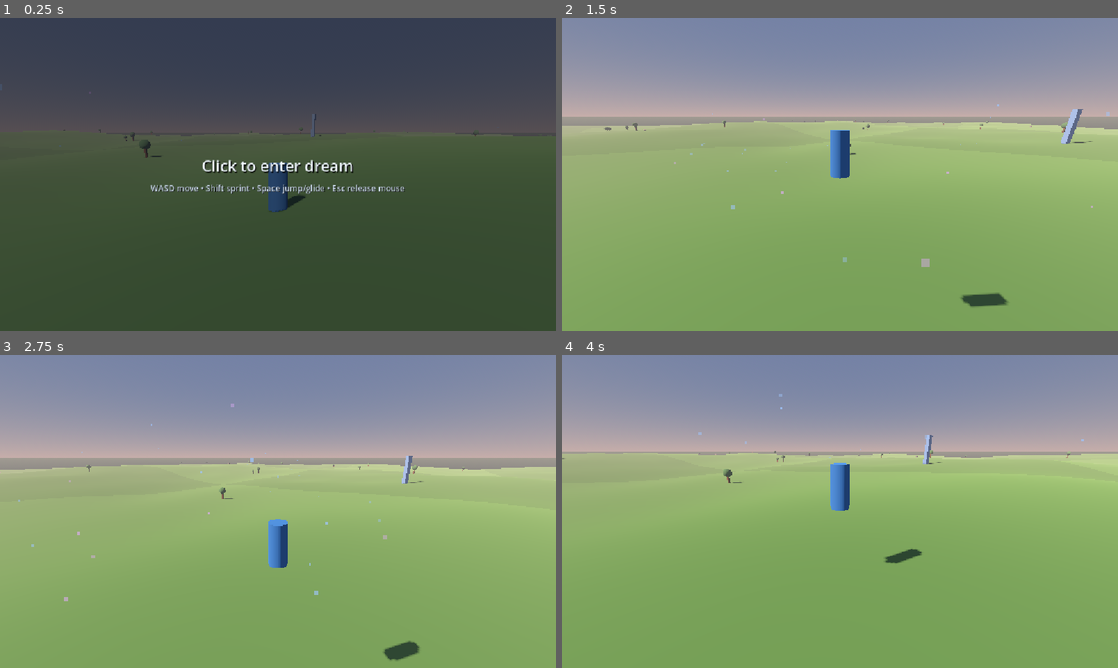
Above: before the commit, frames 1-4 (two rows, left to right).
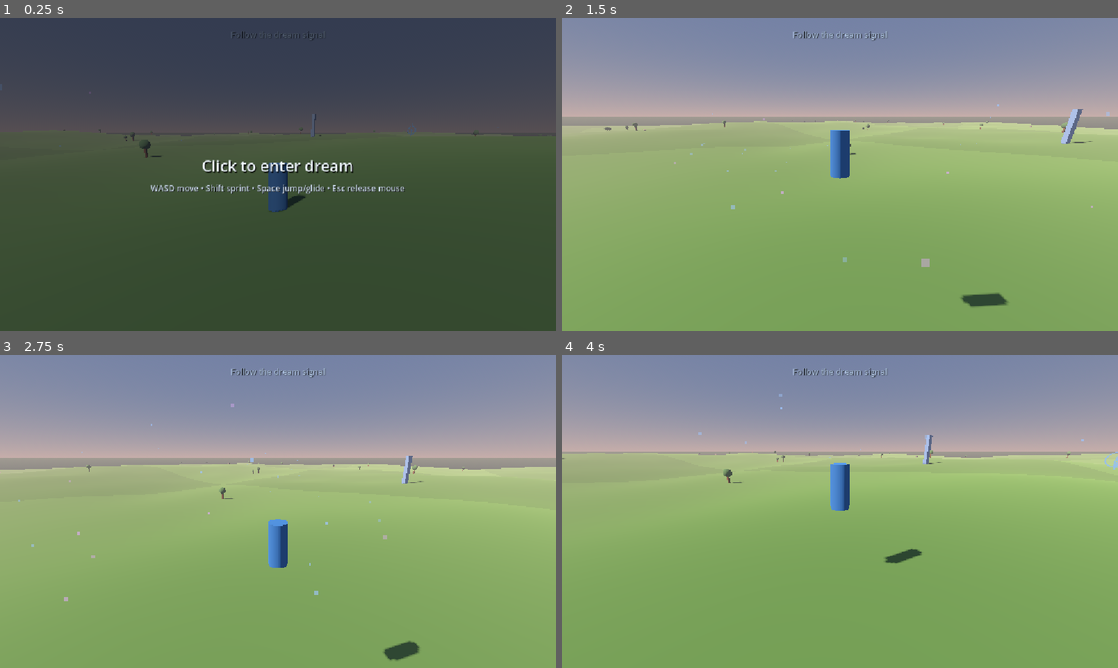
Above: after the commit, the same moments.

Repository: nimanimanima-rgb/DreamRunner
Game: Godot game, scene res://scenes/Game.tscn
Same seed, same stepped clock (60 frames per second), same inputs: the game is played once before the commit and once after it.
Inputs (mouse positions are in pixels of both pictures, inside the frame that each line leads up to):
- Up to frame 1 (0.25 s): no input
- Up to frame 2 (1.5 s): tap Enter at 0.5 s; move the mouse to (962, 158) at 0.52 s; hold D (move_right) 0.53-1.28 s; hold Shift (sprint) 0.53-1.28 s; click (962, 158) at 0.67 s; tap Space (jump) at 0.77 s; move the mouse to (812, 174) at 1.27 s; hold W (move_forward) from 1.28 s (still down); tap Shift (sprint) at 1.35 s; click (812, 174) at 1.42 s
- Up to frame 3 (2.75 s): keep holding W (move_forward); tap Space (jump) at 1.52 s; move the mouse to (289, 505) at 2.02 s; hold Shift (sprint) from 2.03 s (still down); click (289, 505) at 2.17 s
- Up to frame 4 (4 s): keep holding W (move_forward); move the mouse to (834, 517) at 2.77 s; release Shift (sprint) at 2.78 s; tap Shift (sprint) at 2.85 s; click (834, 517) at 2.92 s; tap Space (jump) at 3.02, 3.77 s; move the mouse to (878, 514) at 3.52 s; hold Shift (sprint) from 3.53 s (still down); click (878, 514) at 3.67 s

The runs differ from the first frame. In frame 1, less than 0.1% of the frame differs, in the area x 41-75%, y 4-38%; in frame 2, 0.2%; in frame 3, 0.2%; in frame 4, 0.2%, in the area x 41-100%, y 4-37%.

Commit message:
Add dream destination signal loop

Diff:
--- a/scenes/Game.tscn
+++ b/scenes/Game.tscn
@@ -5,6 +5,7 @@
 [ext_resource type="Script" uid="uid://bnv4pyccmhbrw" path="res://scripts/debug_hud.gd" id="3_hud"]
 [ext_resource type="Script" path="res://scripts/start_overlay.gd" id="4_overlay"]
 [ext_resource type="Script" path="res://scripts/dream_atmosphere.gd" id="5_atmosphere"]
+[ext_resource type="Script" path="res://scripts/dream_destination_manager.gd" id="6_destination"]
 
 [sub_resource type="StandardMaterial3D" id="PlayerMaterial"]
 albedo_color = Color(0.18, 0.42, 0.68, 1)
@@ -85,12 +86,19 @@
 script = ExtResource("5_atmosphere")
 player_path = NodePath("../Player")
 
+[node name="DreamDestinationManager" type="Node3D" parent="."]
+script = ExtResource("6_destination")
+player_path = NodePath("../Player")
+camera_path = NodePath("../Player/CameraPivot/SpringArm3D/Camera3D")
+terrain_manager_path = NodePath("../TerrainManager")
+
 [node name="DebugHUD" type="CanvasLayer" parent="."]
 visible = false
 script = ExtResource("3_hud")
 player_path = NodePath("../Player")
 terrain_manager_path = NodePath("../TerrainManager")
 atmosphere_path = NodePath("../DreamAtmosphere")
+destination_manager_path = NodePath("../DreamDestinationManager")
 
 [node name="MarginContainer" type="MarginContainer" parent="DebugHUD"]
 offset_left = 16.0
@@ -120,6 +128,24 @@
 Chunk: (0, 0)
 Active chunks: 25
 Active props: 0"
+
+[node name="DestinationHint" type="CanvasLayer" parent="."]
+layer = 2
+
+[node name="Hint" type="Label" parent="DestinationHint"]
+mouse_filter = 2
+anchors_preset = 10
+anchor_right = 1.0
+offset_top = 22.0
+offset_bottom = 50.0
+grow_horizontal = 2
+theme_override_colors/font_color = Color(0.78, 0.88, 1, 0.78)
+theme_override_colors/font_shadow_color = Color(0, 0, 0, 0.65)
+theme_override_constants/shadow_offset_x = 1
+theme_override_constants/shadow_offset_y = 1
+theme_override_font_sizes/font_size = 17
+text = "Follow the dream signal"
+horizontal_alignment = 1
 
 [node name="StartOverlay" type="CanvasLayer" parent="."]
 layer = 10
--- a/scripts/debug_hud.gd
+++ b/scripts/debug_hud.gd
@@ -3,6 +3,7 @@
 @export var player_path: NodePath
 @export var terrain_manager_path: NodePath
 @export var atmosphere_path: NodePath
+@export var destination_manager_path: NodePath
 
 @onready var player: CharacterBody3D = get_node(player_path)
 @onready var readout: Label = $MarginContainer/PanelContainer/MarginContainer/Readout
@@ -11,6 +12,9 @@
 )
 @onready var atmosphere: Node = (
 	null if atmosphere_path.is_empty() else get_node_or_null(atmosphere_path)
+)
+@onready var destination_manager: Node = (
+	null if destination_manager_path.is_empty() else get_node_or_null(destination_manager_path)
 )
 
 
@@ -41,6 +45,11 @@
 		)
 		if atmosphere != null:
 			terrain_text += "\nDream motes: %d" % atmosphere.call("get_active_mote_count")
+		if destination_manager != null:
+			var destination_distance: float = float(
+				destination_manager.call("get_destination_distance")
+			)
+			terrain_text += "\nDream signal: %.0f m" % destination_distance
 	var movement_mode := "Gliding" if gliding else "Airborne"
 	if player.is_on_floor():
 		if horizontal_speed < 0.1:
--- /dev/null
+++ b/scripts/dream_destination_manager.gd
@@ -0,0 +1,213 @@
+extends Node3D
+
+@export var player_path: NodePath
+@export var camera_path: NodePath
+@export var terrain_manager_path: NodePath
+@export_range(60.0, 220.0, 5.0) var minimum_distance: float = 105.0
+@export_range(80.0, 260.0, 5.0) var maximum_distance: float = 165.0
+@export_range(2.0, 12.0, 0.5) var reach_radius: float = 6.0
+@export_range(1.0, 8.0, 0.5) var height_above_ground: float = 4.0
+
+@onready var player: CharacterBody3D = get_node(player_path)
+@onready var camera: Camera3D = get_node(camera_path)
+@onready var terrain_manager: Node3D = get_node(terrain_manager_path)
+
+var random := RandomNumberGenerator.new()
+var marker: Node3D
+var marker_material: StandardMaterial3D
+var destination_ground_height: float = 0.0
+var animation_time: float = 0.0
+var response_time: float = 0.0
+var is_resolving: bool = false
+var destinations_reached: int = 0
+var previous_player_position := Vector3.ZERO
+
+
+func _ready() -> void:
+	random.seed = 91027
+	create_destination_visual()
+	previous_player_position = player.global_position
+	place_new_destination()
+
+
+func _process(delta: float) -> void:
+	animation_time += delta
+	var player_movement: float = player.global_position.distance_to(previous_player_position)
+	previous_player_position = player.global_position
+
+	# A large one-frame move indicates the player used the reset/recenter action.
+	if player_movement > 60.0:
+		place_new_destination()
+		return
+
+	if is_resolving:
+		update_destination_response(delta)
+		return
+
+	update_destination_motion(delta)
+	if get_destination_distance() <= reach_radius:
+		begin_destination_response()
+
+
+func create_destination_visual() -> void:
+	marker = Node3D.new()
+	marker.name = "ActiveDestination"
+	add_child(marker)
+
+	marker_material = StandardMaterial3D.new()
+	marker_material.transparency = BaseMaterial3D.TRANSPARENCY_ALPHA
+	marker_material.shading_mode = BaseMaterial3D.SHADING_MODE_UNSHADED
+	marker_material.albedo_color = Color(0.57, 0.78, 1.0, 0.82)
+	marker_material.emission_enabled = true
+	marker_material.emission = Color(0.48, 0.67, 1.0)
+	marker_material.emission_energy_multiplier = 1.8
+
+	var ring_mesh := TorusMesh.new()
+	ring_mesh.inner_radius = 2.45
+	ring_mesh.outer_radius = 2.8
+	ring_mesh.rings = 20
+	ring_mesh.ring_segments = 8
+
+	var front_ring := MeshInstance3D.new()
+	front_ring.name = "FrontRing"
+	front_ring.mesh = ring_mesh
+	front_ring.material_override = marker_material
+	front_ring.rotation.x = PI * 0.5
+	marker.add_child(front_ring)
+
+	var cross_ring := MeshInstance3D.new()
+	cross_ring.name = "CrossRing"
+	cross_ring.mesh = ring_mesh
+	cross_ring.material_override = marker_material
+	cross_ring.rotation.z = PI * 0.5
+	marker.add_child(cross_ring)
+
+	var orb_mesh := SphereMesh.new()
+	orb_mesh.radius = 0.55
+	orb_mesh.height = 1.1
+	orb_mesh.radial_segments = 10
+	orb_mesh.rings = 6
+
+	var orb := MeshInstance3D.new()
+	orb.name = "DreamOrb"
+	orb.mesh = orb_mesh
+	orb.material_override = marker_material
+	marker.add_child(orb)
+
+	var pillar_mesh := CylinderMesh.new()
+	pillar_mesh.top_radius = 0.08
+	pillar_mesh.bottom_radius = 0.28
+	pillar_mesh.height = 10.0
+	pillar_mesh.radial_segments = 8
+
+	var pillar := MeshInstance3D.new()
+	pillar.name = "SignalPillar"
+	pillar.position.y = 1.0
+	pillar.mesh = pillar_mesh
+	pillar.material_override = marker_material
+	marker.add_child(pillar)
+
+
+func place_new_destination() -> void:
+	is_resolving = false
+	response_time = 0.0
+	marker.visible = true
+	marker.scale = Vector3.ONE
+	marker_material.albedo_color.a = 0.82
+	marker_material.emission_energy_multiplier = 1.8
+
+	var chosen_position: Vector3 = find_destination_position()
+	destination_ground_height = chosen_position.y
+	marker.global_position = chosen_position + Vector3.UP * height_above_ground
+
+
+func find_destination_position() -> Vector3:
+	var forward: Vector3 = get_preferred_direction()
+	var extra_distance: float = 20.0 if destinations_reached > 0 else 0.0
+	var fallback_position := player.global_position + forward * (minimum_distance + extra_distance)
+	fallback_position.y = get_terrain_height(fallback_position.x, fallback_position.z)
+
+	for _attempt in range(12):
+		var angle: float = random.randf_range(-0.7, 0.7)
+		var direction: Vector3 = forward.rotated(Vector3.UP, angle).normalized()
+		var distance: float = random.randf_range(
+			minimum_distance + extra_distance,
+			maximum_distance + extra_distance
+		)
+		var candidate := player.global_position + direction * distance
+		candidate.y = get_terrain_height(candidate.x, candidate.z)
+		if is_slope_suitable(candidate):
+			return candidate
+
+	return fallback_position
+
+
+func get_preferred_direction() -> Vector3:
+	var horizontal_velocity := Vector3(player.velocity.x, 0.0, player.velocity.z)
+	if horizontal_velocity.length_squared() > 9.0:
+		return horizontal_velocity.normalized()
+
+	var camera_forward := camera.global_basis * Vector3.FORWARD
+	camera_forward.y = 0.0
+	if camera_forward.length_squared() < 0.001:
+		return Vector3.FORWARD
+	return camera_forward.normalized()
+
+
+func is_slope_suitable(candidate: Vector3) -> bool:
+	var sample_offset: float = 5.0
+	var maximum_height_change: float = 3.5
+	var center_height: float = candidate.y
+	var sample_directions: Array[Vector2] = [
+		Vector2(sample_offset, 0.0),
+		Vector2(-sample_offset, 0.0),
+		Vector2(0.0, sample_offset),
+		Vector2(0.0, -sample_offset),
+	]
+
+	for offset in sample_directions:
+		var nearby_height: float = get_terrain_height(
+			candidate.x + offset.x,
+			candidate.z + offset.y
+		)
+		if absf(nearby_height - center_height) > maximum_height_change:
+			return false
+	return true
+
+
+func get_terrain_height(world_x: float, world_z: float) -> float:
+	return float(terrain_manager.call("sample_height", world_x, world_z))
+
+
+func update_destination_motion(delta: float) -> void:
+	marker.rotation.y += delta * 0.32
+	marker.position.y = destination_ground_height + height_above_ground + sin(animation_time * 1.25) * 0.45
+	var pulse: float = 1.0 + sin(animation_time * 1.8) * 0.06
+	marker.scale = Vector3.ONE * pulse
+
+
+func begin_destination_response() -> void:
+	is_resolving = true
+	response_time = 0.0
+	destinations_reached += 1
+
+
+func update_destination_response(delta: float) -> void:
+	response_time += delta
+	var progress: float = clampf(response_time / 0.7, 0.0, 1.0)
+	var flash_scale: float = 1.0 + sin(progress * PI) * 0.75
+	marker.scale = Vector3.ONE * flash_scale
+	marker.rotation.y += delta * 1.8
+	marker_material.albedo_color.a = 0.82 * (1.0 - progress)
+	marker_material.emission_energy_multiplier = 1.8 + sin(progress * PI) * 2.2
+
+	if progress >= 1.0:
+		place_new_destination()
+
+
+func get_destination_distance() -> float:
+	if marker == null or not marker.visible:
+		return -1.0
+	var player_position_2d := Vector2(player.global_position.x, player.global_position.z)
+	var destination_position_2d := Vector2(marker.global_position.x, marker.global_position.z)
+	return player_position_2d.distance_to(destination_position_2d)
Not shown, added: scripts/dream_destination_manager.gd.uid
Not shown, changed: ROADMAP.md
